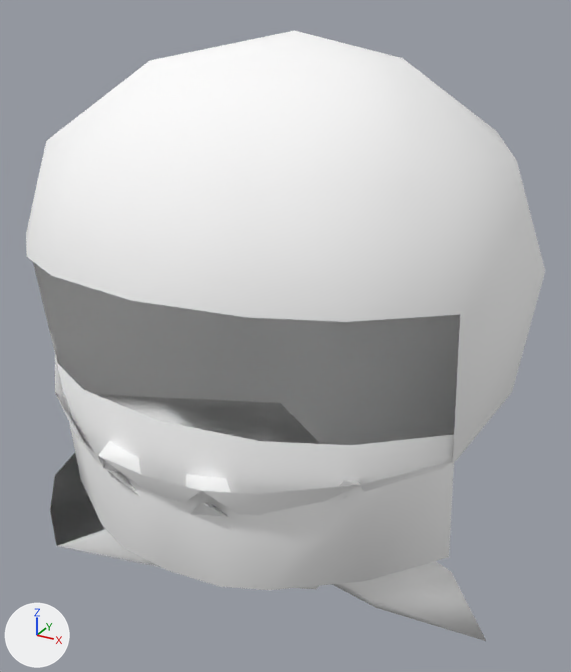
Two versions of the glTF model public/3d/npc/model__npc__model__npcguest.ofs_8/npc3008.gltf, one commit apart.
One viewpoint serves both versions: a 50 mm camera at (0.926, -1.732, 1.817) aimed at (-0.023, -0.008, 0.955). The lights are fixed; the arrows at lower left show +X, +Y and +Z. The older version comes first.

Script lines for the objects in view, before the commit:
```python
mat_c00_face = principled_material('c00_face')
mat_c00_face.base_color = (1.0, 1.0, 1.0)  # white #ffffff
mat_c00_face.roughness = 1.0
mat_c04_body = principled_material('c04_body')
mat_c04_body.base_color = (1.0, 1.0, 1.0)  # white #ffffff
mat_c04_body.roughness = 1.0
mat_c05_mouth = principled_material('c05_mouth')
mat_c05_mouth.base_color = (1.0, 1.0, 1.0)  # white #ffffff
mat_c05_mouth.roughness = 1.0
mat_c06_nose = principled_material('c06_nose')
mat_c06_nose.base_color = (1.0, 1.0, 1.0)  # white #ffffff
mat_c06_nose.roughness = 1.0
me_npc3008 = bpy.data.meshes.new('npc3008')
me_npc3008.from_pydata(...)  # 147 vertices, 244 faces; spans x -0.74..0.65, y -0.66..0.6, z 0.16..1.73
# faces by material slot: [29, 201, 8, 6]
me_npc3008.materials.append(mat_c05_mouth)  # white #ffffff
me_npc3008.materials.append(mat_c04_body)  # white #ffffff
me_npc3008.materials.append(mat_c00_face)  # white #ffffff
me_npc3008.materials.append(mat_c06_nose)  # white #ffffff
ob_npc3008 = bpy.data.objects.new('npc3008', me_npc3008)
ob_npc3008.location = (0.0, 0.0, 0.0)
```
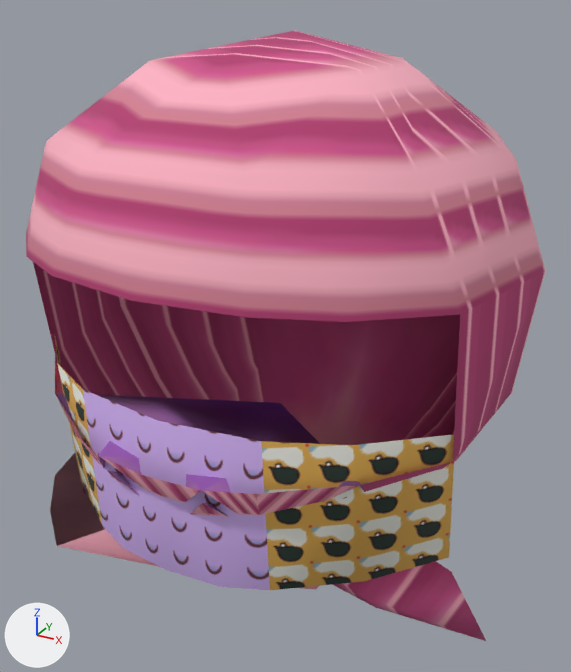
Boxes [x1, y1, x2, y2] around the edits, measured in the pictures (571 x 672 px):
'npc3008', surface changed (darker): [26, 30, 545, 641] in both

The change, as a diff of the scene's bpy script:
```diff
--- a/public/3d/npc/model__npc__model__npcguest.ofs_8/npc3008.gltf.py
+++ b/public/3d/npc/model__npc__model__npcguest.ofs_8/npc3008.gltf.py
@@ img_c06_nose @@
+img_c06_nose = load_image('c06_nose', '_unpacked/c06_nose', 32, 32, 'sRGB')
@@ img_c00_face_00 @@
+img_c00_face_00 = load_image('c00_face.00', '_unpacked/c00_face.00', 32, 32, 'sRGB')
@@ img_c04_body @@
+img_c04_body = load_image('c04_body', '_unpacked/c04_body', 16, 16, 'sRGB')
@@ img_c05_mouth @@
+img_c05_mouth = load_image('c05_mouth', '_unpacked/c05_mouth', 8, 8, 'sRGB')
@@ mat_c05_mouth @@
 mat_c05_mouth = principled_material('c05_mouth')
-mat_c05_mouth.base_color = (1.0, 1.0, 1.0)  # white #ffffff
+mat_c05_mouth.texture = img_c05_mouth
 mat_c05_mouth.roughness = 1.0
@@ mat_c04_body @@
 mat_c04_body = principled_material('c04_body')
-mat_c04_body.base_color = (1.0, 1.0, 1.0)  # white #ffffff
+mat_c04_body.texture = img_c04_body
 mat_c04_body.roughness = 1.0
@@ mat_c00_face @@
 mat_c00_face = principled_material('c00_face')
-mat_c00_face.base_color = (1.0, 1.0, 1.0)  # white #ffffff
+mat_c00_face.texture = img_c00_face_00
 mat_c00_face.roughness = 1.0
@@ mat_c06_nose @@
 mat_c06_nose = principled_material('c06_nose')
-mat_c06_nose.base_color = (1.0, 1.0, 1.0)  # white #ffffff
+mat_c06_nose.texture = img_c06_nose
 mat_c06_nose.roughness = 1.0
```
